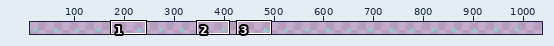
File history of a sprite sheet, Mayday.Game/Content/Images/Bodies_1.png. The picture above shows the old version from afar; the outline marks the close-up.
Close-up. Earlier state:
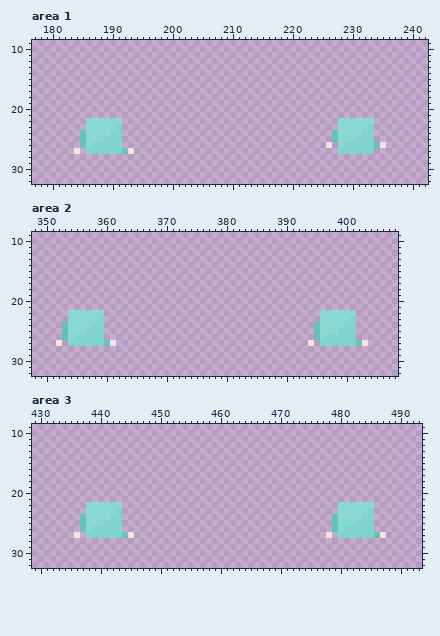
The file is 1008x33 pixels. Shown: area 1: x 177..242, y 9..32; area 2: x 348..408, y 9..32; area 3: x 429..493, y 9..32. The old version is drawn lined up with the new one, on the new canvas. The wide view leaves out empty margins. The commit also changed other parts of the picture, which this record leaves out.
The same view after the edit:
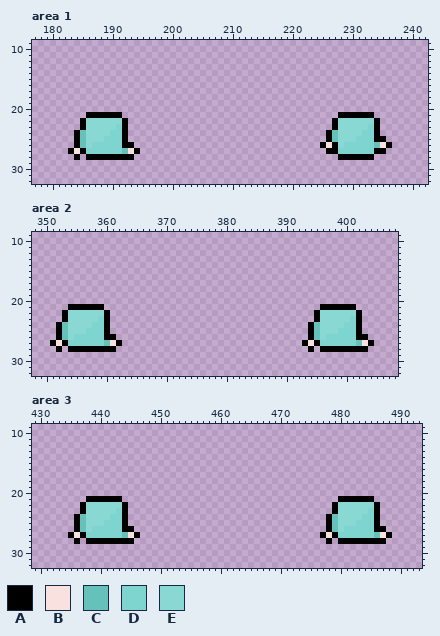
Palette (. is transparent): A #000000  B #f8e1de  C #66c1bb  D #7ed4cf  E #89d8d3
The exact change:
canvas 1008x33 -> 1050x33
--- area 1
@@ x 177..242 @@
 20 ..................................................................
-21 ..................................................................
-22 .........EEEEEE....................................EEEEEE.........
-23 .........EEEEED....................................EEEEED.........
-24 ........CEEEEDD...................................CEEEEDD.........
-25 ........CEEEDDD...................................CEEEDDD.........
-26 ........CEDDDDD..................................B.EDDDDDCB.......
-27 .......B.DDDDDDCB..................................DDDDDD.........
-28 ..................................................................
+21 .........AAAAAA....................................AAAAAA.........
+22 ........AEEEEEEA..................................AEEEEEEA........
+23 ........AEEEEEDA..................................AEEEEEDA........
+24 .......ACEEEEDDA.................................ACEEEEDDA........
+25 .......ACEEEDDDA.................................ACEEEDDDAA.......
+26 .......ACEDDDDDAA...............................ABAEDDDDDCBA......
+27 ......ABADDDDDDCBA...............................AADDDDDDAA.......
+28 .......A.AAAAAAAA..................................AAAAAA.........
 29 ..................................................................
--- area 2
@@ x 348..408 @@
 20 .............................................................
-21 .............................................................
-22 ......EEEEEE....................................EEEEEE.......
-23 ......EEEEED....................................EEEEED.......
-24 .....CEEEEDD...................................CEEEEDD.......
-25 .....CEEEDDD...................................CEEEDDD.......
-26 .....CEDDDDD...................................CEDDDDD.......
-27 ....B.DDDDDDCB................................B.DDDDDDCB.....
-28 .............................................................
+21 ......AAAAAA....................................AAAAAA.......
+22 .....AEEEEEEA..................................AEEEEEEA......
+23 .....AEEEEEDA..................................AEEEEEDA......
+24 ....ACEEEEDDA.................................ACEEEEDDA......
+25 ....ACEEEDDDA.................................ACEEEDDDA......
+26 ....ACEDDDDDAA................................ACEDDDDDAA.....
+27 ...ABADDDDDDCBA..............................ABADDDDDDCBA....
+28 ....A.AAAAAAAA................................A.AAAAAAAA.....
 29 .............................................................
--- area 3
@@ x 429..493 @@
 20 .................................................................
-21 .................................................................
-22 .........EEEEEE....................................EEEEEE........
-23 .........EEEEED....................................EEEEED........
-24 ........CEEEEDD...................................CEEEEDD........
-25 ........CEEEDDD...................................CEEEDDD........
-26 ........CEDDDDD...................................CEDDDDD........
-27 .......B.DDDDDDCB................................B.DDDDDDCB......
-28 .................................................................
+21 .........AAAAAA....................................AAAAAA........
+22 ........AEEEEEEA..................................AEEEEEEA.......
+23 ........AEEEEEDA..................................AEEEEEDA.......
+24 .......ACEEEEDDA.................................ACEEEEDDA.......
+25 .......ACEEEDDDA.................................ACEEEDDDA.......
+26 .......ACEDDDDDAA................................ACEDDDDDAA......
+27 ......ABADDDDDDCBA..............................ABADDDDDDCBA.....
+28 .......A.AAAAAAAA................................A.AAAAAAAA......
 29 .................................................................
Boxes around the changes in both close-ups, in picture pixels (x1, y1, x2, y2):
added: (68, 112, 140, 160)
added: (320, 112, 392, 160)
added: (50, 304, 122, 352)
added: (302, 304, 374, 352)
added: (68, 496, 140, 544)
added: (320, 496, 392, 544)
